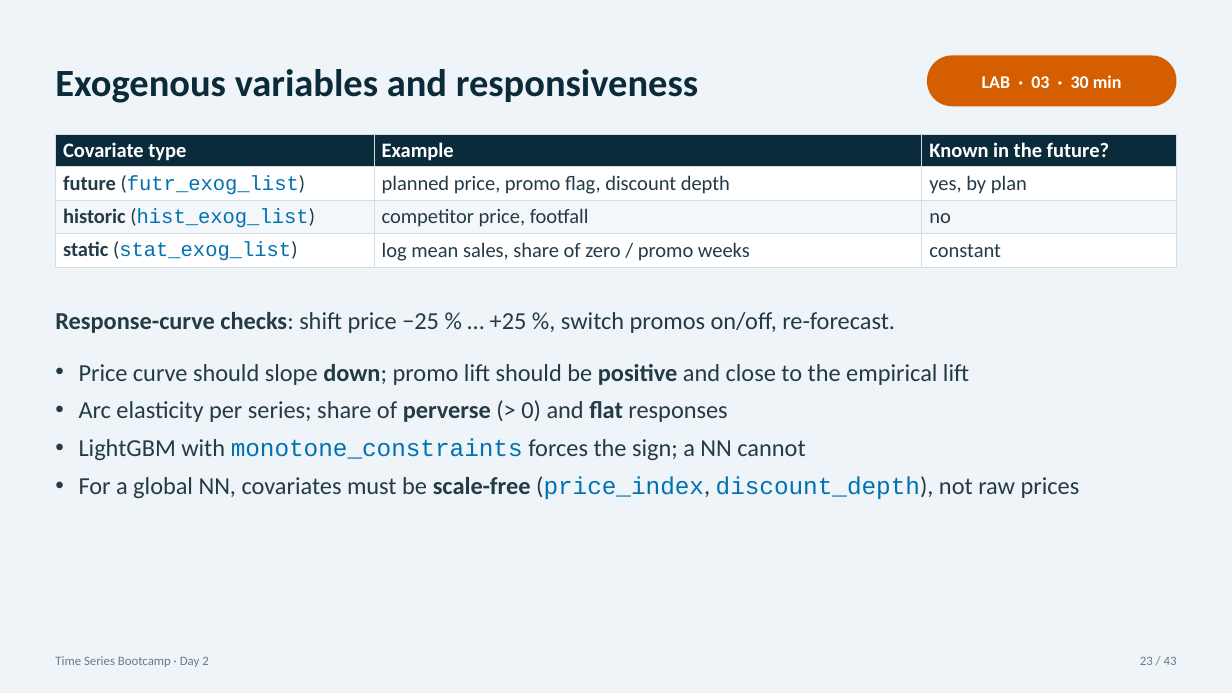
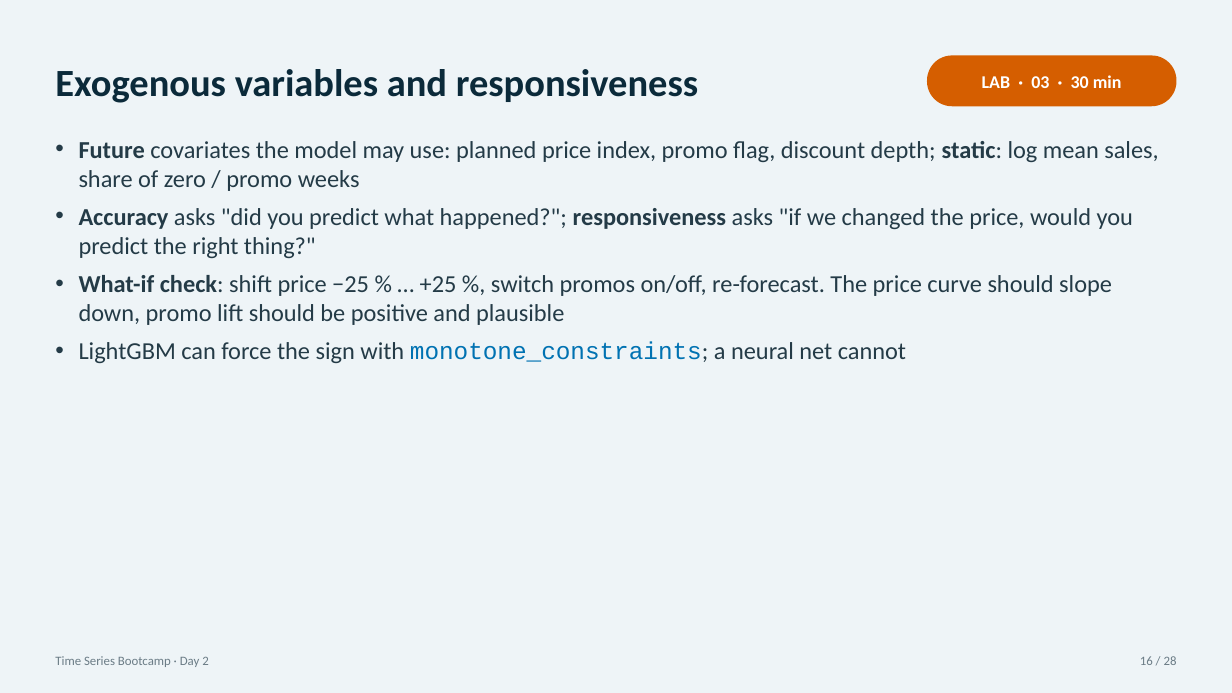
Before and after one commit to tackes/time-series-forecasting-bootcamp, a slide deck: slide 16 of day2_neural/slides/day2_slides.pptx (slide 23 before the commit). Drawn at 1232x693 pixels with LibreOffice and Linux fonts; fonts in the diff are those of the drawing. Boxes give left, top, right and bottom in pixels: in the first picture for what was removed or moved away, otherwise in the second. Text is boxed around its words. In the diff, an @@ line names an element or a change of style, - is before the commit and + after.

```diff
--- a/day2_neural/slides/day2_slides.pptx
+++ b/day2_neural/slides/day2_slides.pptx
@@ table removed at <box>55,134,1177,265</box>, 4 rows, 3 columns @@
-Covariate type | Example | Known in the future?
-future (futr_exog_list) | planned price, promo flag, discount depth | yes, by plan
-historic (hist_exog_list) | competitor price, footfall | no
-static (stat_exog_list) | log mean sales, share of zero / promo weeks | constant
@@ text added at <box>79,141,1158,363</box>, 19 pt, text #243B47 @@
+• Future covariates the model may use: planned price index, promo flag, discount depth; static: log mean sales, share of zero / promo weeks
+• Accuracy asks "did you predict what happened?"; responsiveness asks "if we changed the price, would you predict the right thing?"
+• What-if check: shift price −25 % … +25 %, switch promos on/off, re-forecast. The price curve should slope down, promo lift should be positive and plausible
+• LightGBM can force the sign with monotone_constraints; a neural net cannot
@@ text removed at <box>55,312,895,333</box> @@
-Response-curve checks: shift price −25 % … +25 %, switch promos on/off, re-forecast.
@@ text removed at <box>79,364,1080,499</box> @@
-• Price curve should slope down; promo lift should be positive and close to the empirical lift
-• Arc elasticity per series; share of perverse (> 0) and flat responses
-• LightGBM with monotone_constraints forces the sign; a NN cannot
-• For a global NN, covariates must be scale-free (price_index, discount_depth), not raw prices
@@ text at <box>1140,656,1177,665</box>: text changed @@
-23 / 43
+16 / 28
```
Also in this commit, not shown: 17 other slides changed, 8 slides added, 23 slides removed, 26 other files.
